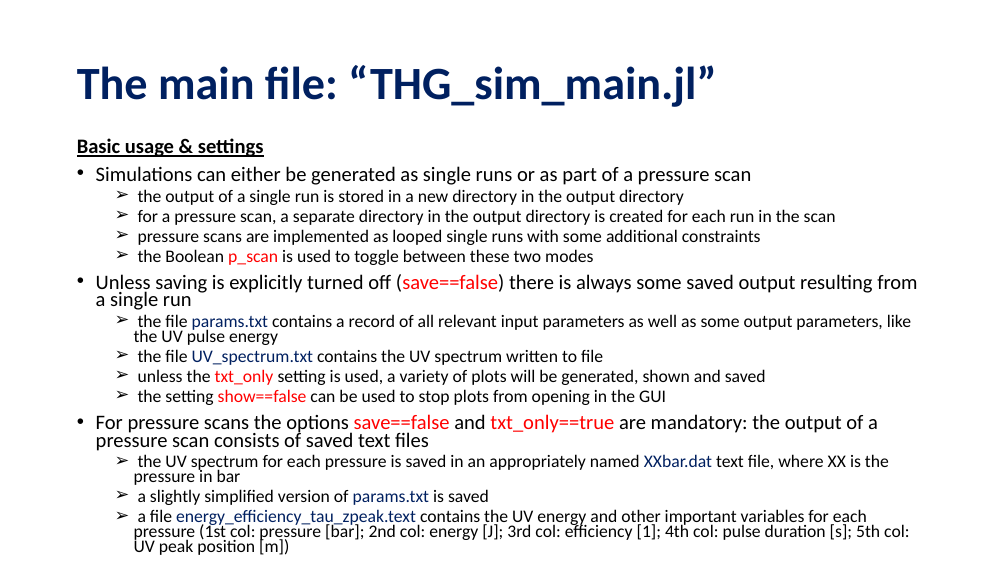
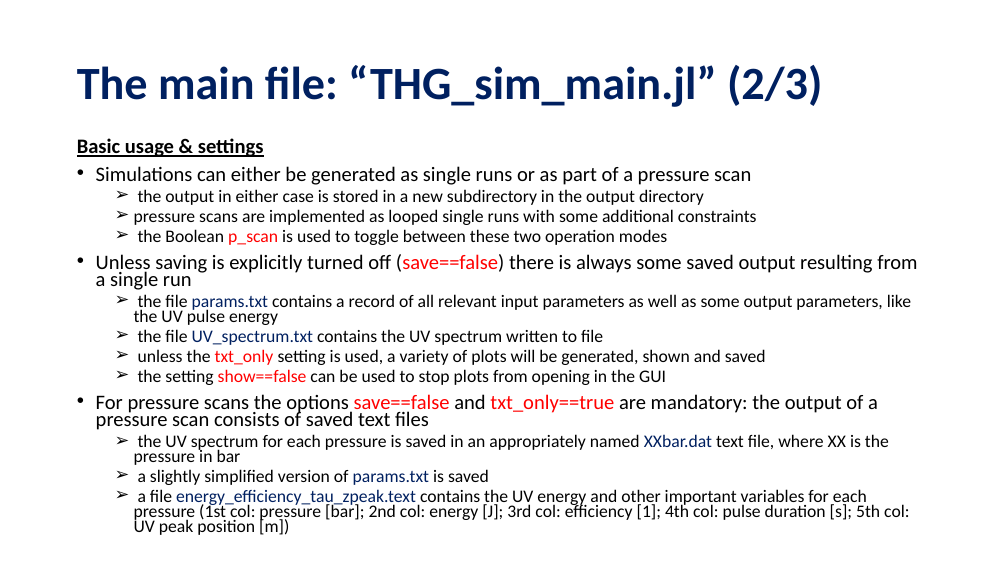
Before and after one commit to david-f-amorim/Simulating-THG-of-few-femtosecond-pulses-in-a-noble-gas-, a slide deck: slide 7 of presentations/DESY - Code Handover.pptx. Drawn at 1008x567 pixels with LibreOffice and Linux fonts; fonts in the diff are those of the drawing. Boxes give left, top, right and bottom in pixels: in the first picture for what was removed or moved away, otherwise in the second. Text is boxed around its words. In the diff, an @@ line names an element or a change of style, - is before the commit and + after.

Commit message:
more re-writes of scan_eval

```diff
--- a/presentations/DESY - Code Handover.pptx
+++ b/presentations/DESY - Code Handover.pptx
@@ title at (77,65,822,107): text changed @@
-The main file: “THG_sim_main.jl”
+The main file: “THG_sim_main.jl” (2/3)
@@ text at (138,189,704,205): text changed @@
-  ➢ the output of a single run is stored in a new directory in the output directory
-  ➢ for a pressure scan, a separate directory in the output directory is created for each run in the scan
+  ➢ the output in either case is stored in a new subdirectory in the output directory
@@ text at (138,229,667,245): text changed @@
-  ➢ the Boolean p_scan is used to toggle between these two modes
+  ➢ the Boolean p_scan is used to toggle between these two operation modes
```
Also in this commit, not shown: 6 other slides changed, 33 other files.
